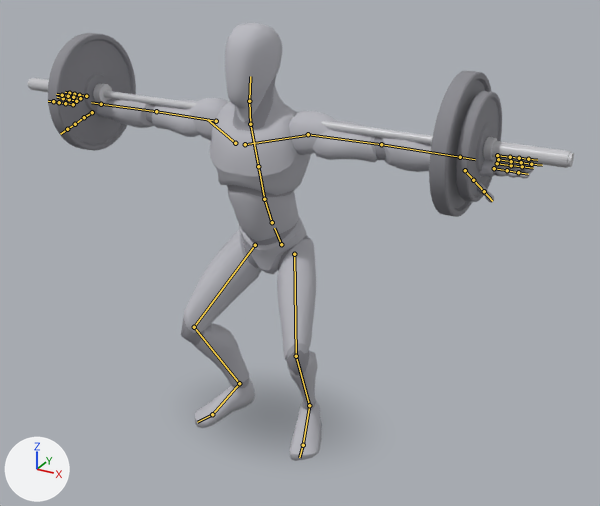
Two versions of the glTF model app/src/main/assets/mannequins/barbell_squat.glb, one commit apart.
Camera for both pictures: a 50 mm lens placed at (1.52, -2.54, 2.04), pointed at (0.11, 0.03, 0.76). The axes (+X, +Y, +Z) are drawn at lower left. The lights are the same throughout. The picture after the commit comes second. Both versions are drawn at frame 14 of the action 'lowering'; the numbers are the values there. The bones that change, and the others that lie on the model, are drawn over the model as lines.

Objects in the first picture: 'barbell_0', 'barbell_10', 'barbell_11', 'barbell_4', 'barbell_8', 'body', 'body_1' and 4 more.
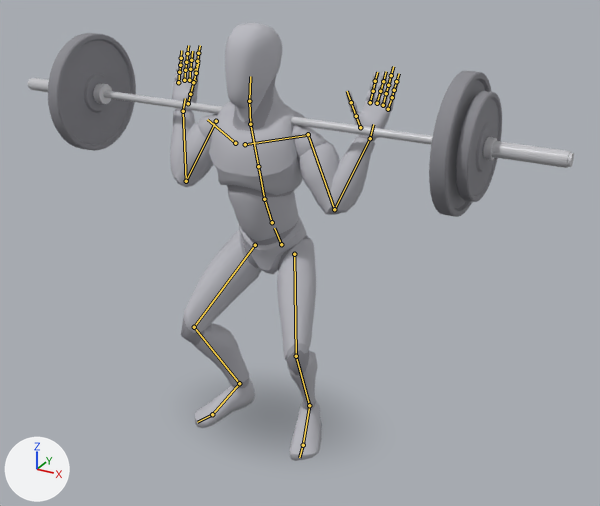
Patch to the scene script:
```diff
--- a/app/src/main/assets/mannequins/barbell_squat.glb.py
+++ b/app/src/main/assets/mannequins/barbell_squat.glb.py
@@ bone_upperarm_l @@
 bone_upperarm_l = bpy.data.objects['Armature'].pose.bones['upperarm_l']  # child of 'clavicle_l'
-bone_upperarm_l.rotation_quaternion = (1.0, 0.0, 0.0, 0.0)  # degrees (0, 0, 0)
+bone_upperarm_l.rotation_quaternion = (-0.313, 0.356, 0.791, 0.386)  # degrees (-38, -130, -30)
@@ bone_lowerarm_l @@
 bone_lowerarm_l = bpy.data.objects['Armature'].pose.bones['lowerarm_l']  # child of 'upperarm_l'
-bone_lowerarm_l.rotation_quaternion = (1.0, 0.0, 0.0, 0.0)  # degrees (0, 0, 0)
+bone_lowerarm_l.rotation_quaternion = (-0.401, -0.898, 0.073, 0.164)  # degrees (130, 14, -16)
@@ bone_hand_l @@
 bone_hand_l = bpy.data.objects['Armature'].pose.bones['hand_l']  # child of 'lowerarm_l'
-bone_hand_l.rotation_quaternion = (1.0, 0.0, 0.0, 0.0)  # degrees (0, 0, 0)
+bone_hand_l.rotation_quaternion = (0.992, 0.129, 0.001, -0.006)  # degrees (15, 0, -1)
@@ bone_upperarm_r @@
 bone_upperarm_r = bpy.data.objects['Armature'].pose.bones['upperarm_r']  # child of 'clavicle_r'
-bone_upperarm_r.rotation_quaternion = (1.0, 0.0, 0.0, 0.0)  # degrees (0, 0, 0)
+bone_upperarm_r.rotation_quaternion = (0.313, -0.356, 0.791, 0.386)  # degrees (-38, 130, 30)
@@ bone_lowerarm_r @@
 bone_lowerarm_r = bpy.data.objects['Armature'].pose.bones['lowerarm_r']  # child of 'upperarm_r'
-bone_lowerarm_r.rotation_quaternion = (1.0, 0.0, 0.0, 0.0)  # degrees (0, 0, 0)
+bone_lowerarm_r.rotation_quaternion = (-0.401, -0.898, -0.073, -0.164)  # degrees (130, -14, 16)
@@ bone_hand_r @@
 bone_hand_r = bpy.data.objects['Armature'].pose.bones['hand_r']  # child of 'lowerarm_r'
-bone_hand_r.rotation_quaternion = (1.0, 0.0, 0.0, 0.0)  # degrees (0, 0, 0)
+bone_hand_r.rotation_quaternion = (0.992, 0.129, -0.001, 0.006)  # degrees (15, 0, 1)
```

Location of each change, (x1, y1, x2, y2) in pixels of the pictures (600 x 506 px):
'body', posed
    before: (97, 23, 534, 461)
    after: (170, 23, 399, 461)
'body_1', posed
    before: (145, 76, 524, 410)
    after: (174, 58, 396, 410)
bone 'upperarm_l', root to tip
    before: (308, 134) to (381, 144)
    after: (308, 134) to (334, 209)
bone 'lowerarm_l', root to tip
    before: (381, 144) to (460, 157)
    after: (334, 209) to (370, 138)
bone 'hand_l', root to tip
    before: (460, 157) to (475, 159)
    after: (370, 138) to (373, 124)
bone 'upperarm_r', root to tip
    before: (216, 121) to (156, 111)
    after: (216, 121) to (186, 181)
bone 'lowerarm_r', root to tip
    before: (156, 111) to (101, 104)
    after: (186, 181) to (183, 111)
bone 'hand_r', root to tip
    before: (101, 104) to (91, 102)
    after: (183, 111) to (185, 98)
